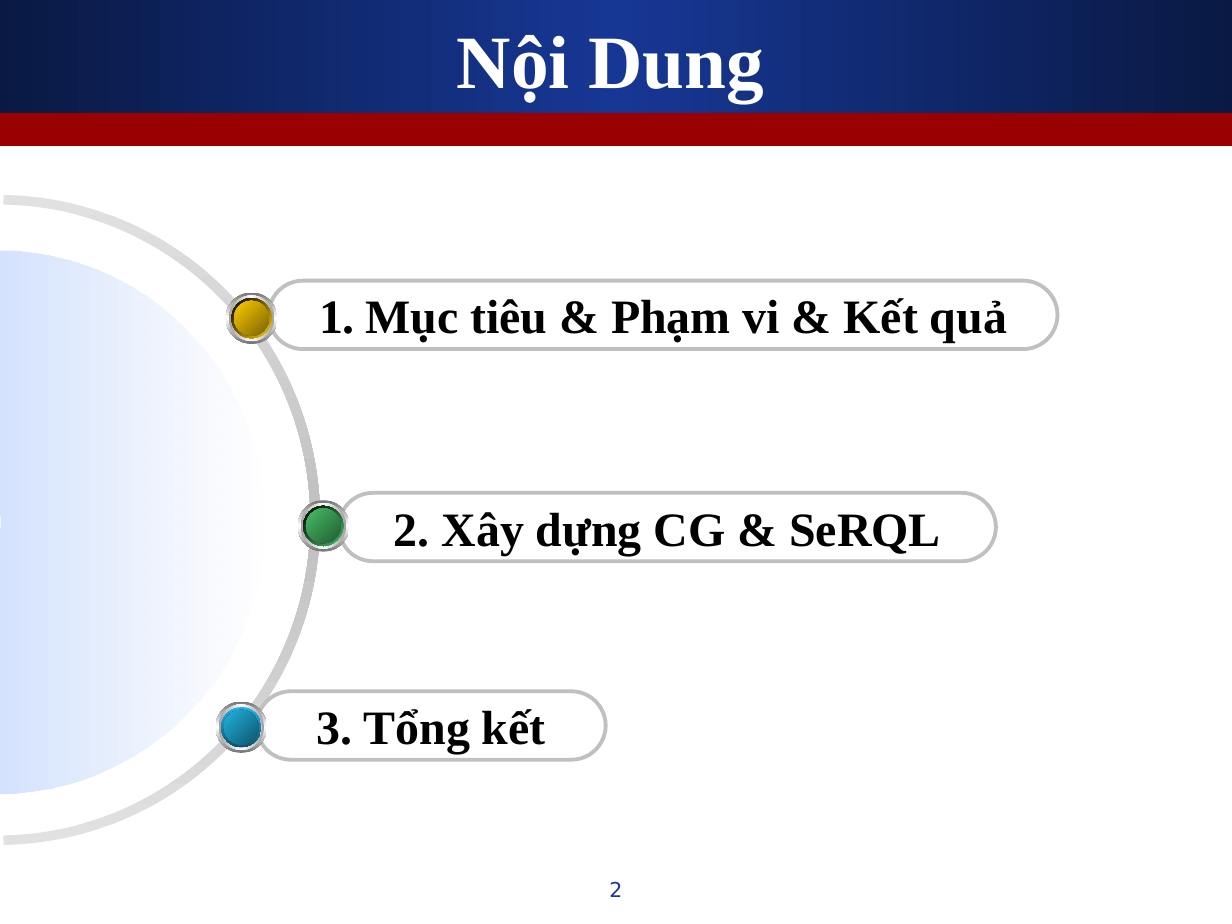
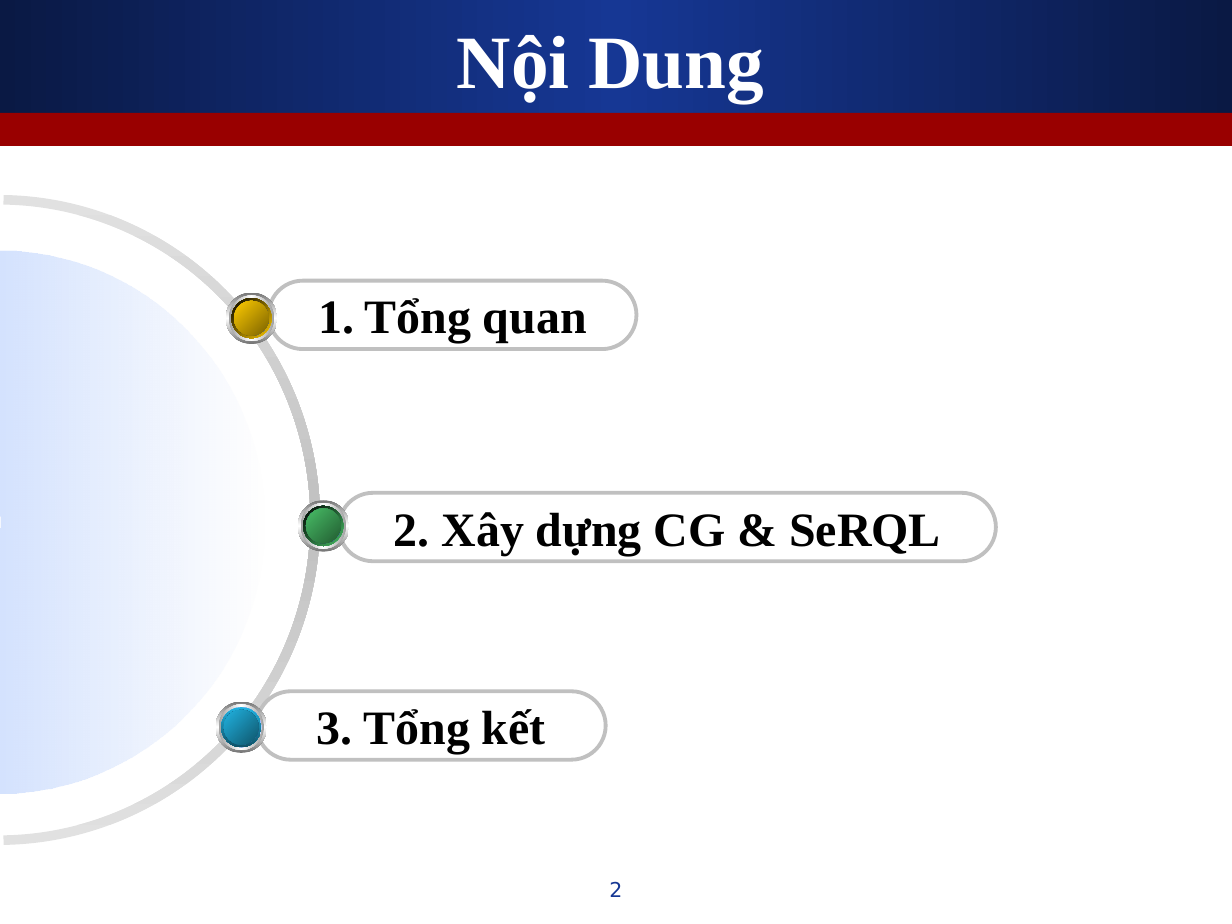
Before and after one commit to leaderwing/kt-kimres, a slide deck: slide 2 of note/[Thesis] Presentation.ppt. Drawn at 1232x924 pixels with LibreOffice and Linux fonts; fonts in the diff are those of the drawing. Boxes give left, top, right and bottom in pixels: in the first picture for what was removed or moved away, otherwise in the second. Text is boxed around its words. In the diff, an @@ line names an element or a change of style, - is before the commit and + after.

```diff
--- a/note/[Thesis] Presentation.ppt
+++ b/note/[Thesis] Presentation.ppt
@@ rounded rectangle "Tổng quan": place and size @@
-rounded rectangle "Tổng quan" at <box>269,281,1057,350</box>
+rounded rectangle "Tổng quan" at <box>269,281,637,350</box>
@@ text in rounded rectangle at <box>365,298,587,343</box>: text changed @@
-1. Mục tiêu & Phạm vi & Kết quả
+1. Tổng quan
```
Also in this commit, not shown: 4 other slides changed, 2 slides added, 1 slide removed.
